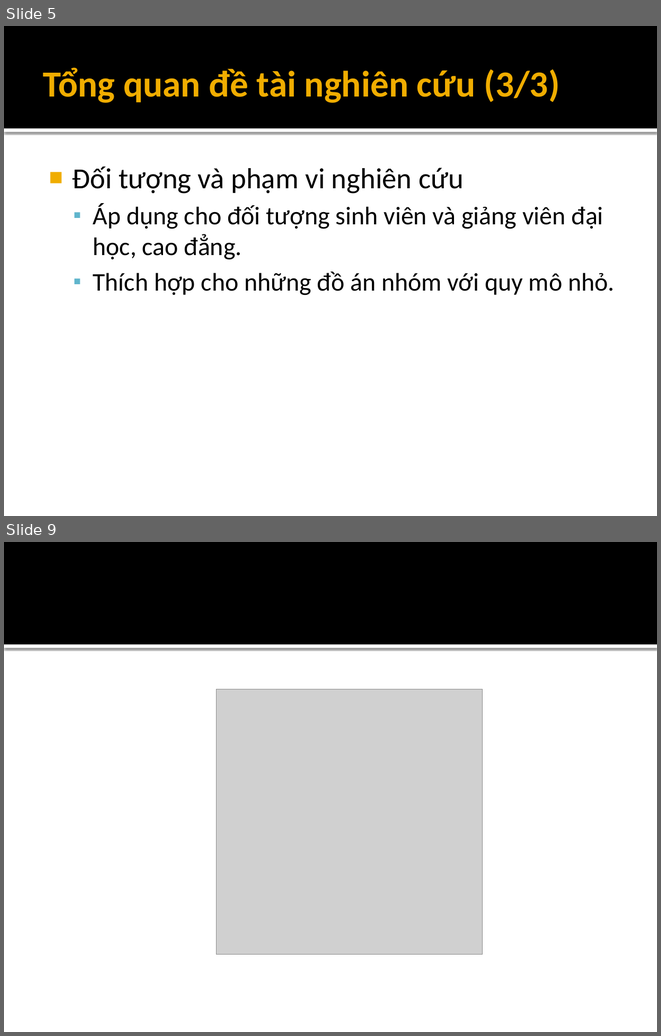
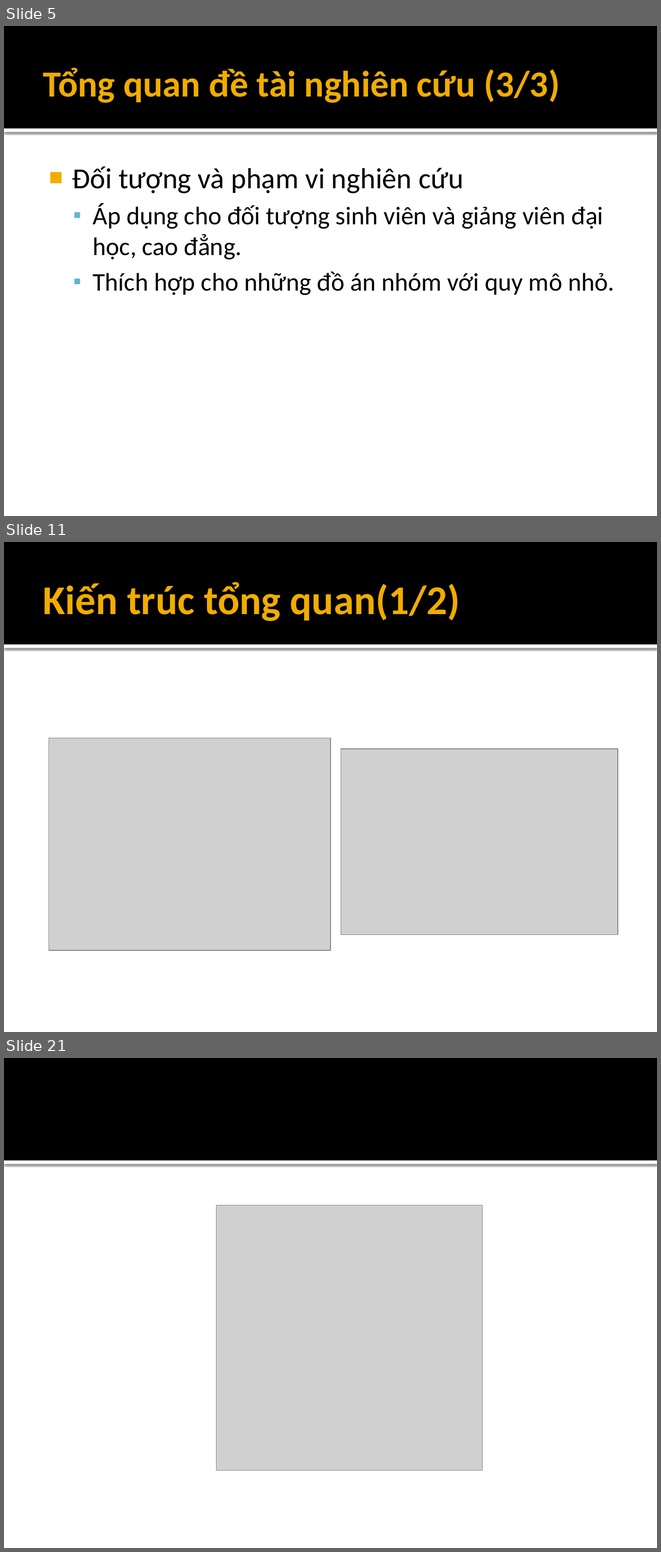
Before and after one commit to andungtra/he-thong-quan-ly-tuong-tac, a slide deck: Report/ppt/Presentation.pptx. Shown one above the other, each under a label of ours: slides 5 and 9 before the commit, slides 5, 11 and 21 after it; the slides between them are not shown. The pictures are 661x1036 and 661x1552 pixels, drawn with LibreOffice and Linux fonts; fonts in the diff are those of the drawing; grey boxes stand for pictures. Boxes give left, top, right and bottom in pixels: in the first picture for what was removed or moved away, otherwise in the second. Text is boxed around its words. In the diff, an @@ line names an element or a change of style, - is before the commit and + after.

```diff
--- a/Report/ppt/Presentation.pptx
+++ b/Report/ppt/Presentation.pptx
@@ slide 11 added at [4, 542, 657, 1032], background #FFFFFF; not listed: 2 template elements that a slide beside it also shows @@
@@ title added at [43, 582, 460, 621], 45 pt, text #F0AD00, bold @@
+Kiến trúc tổng quan(1/2)
@@ picture added at [49, 738, 330, 950] @@
@@ picture added at [341, 749, 618, 934] @@
@@ what was slide 9 is now slide 21 @@
```
Also in this commit, not shown: 3 slides changed, 11 other slides added, 7 other files.
